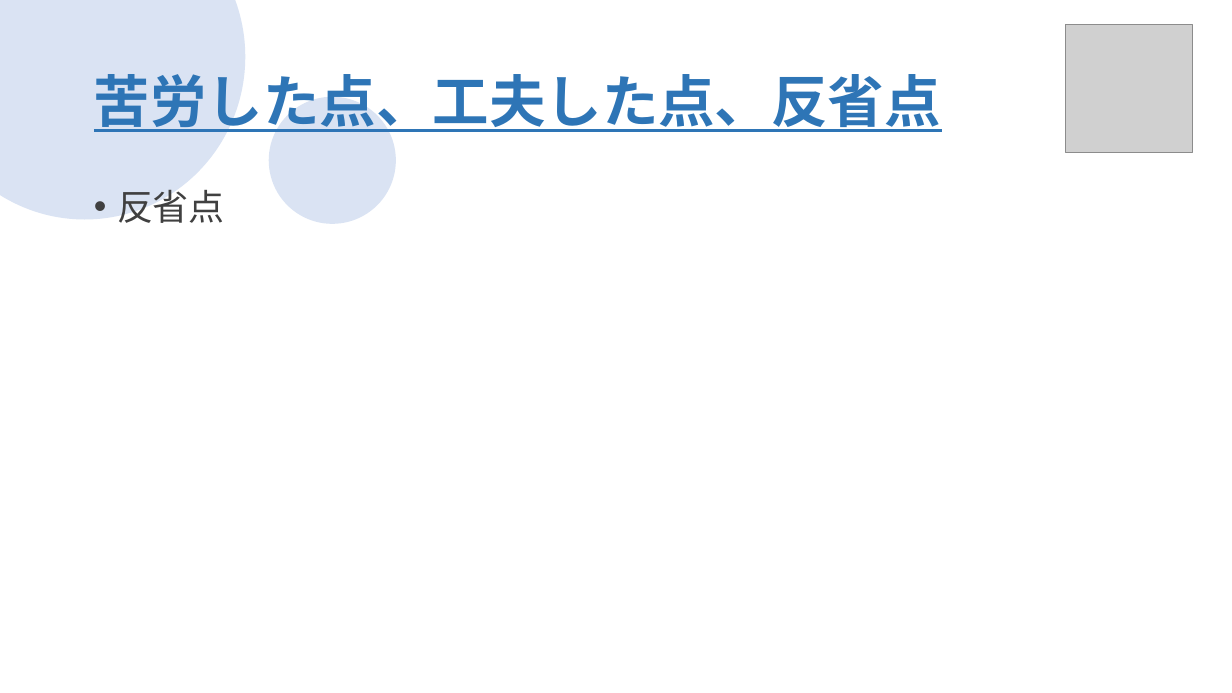
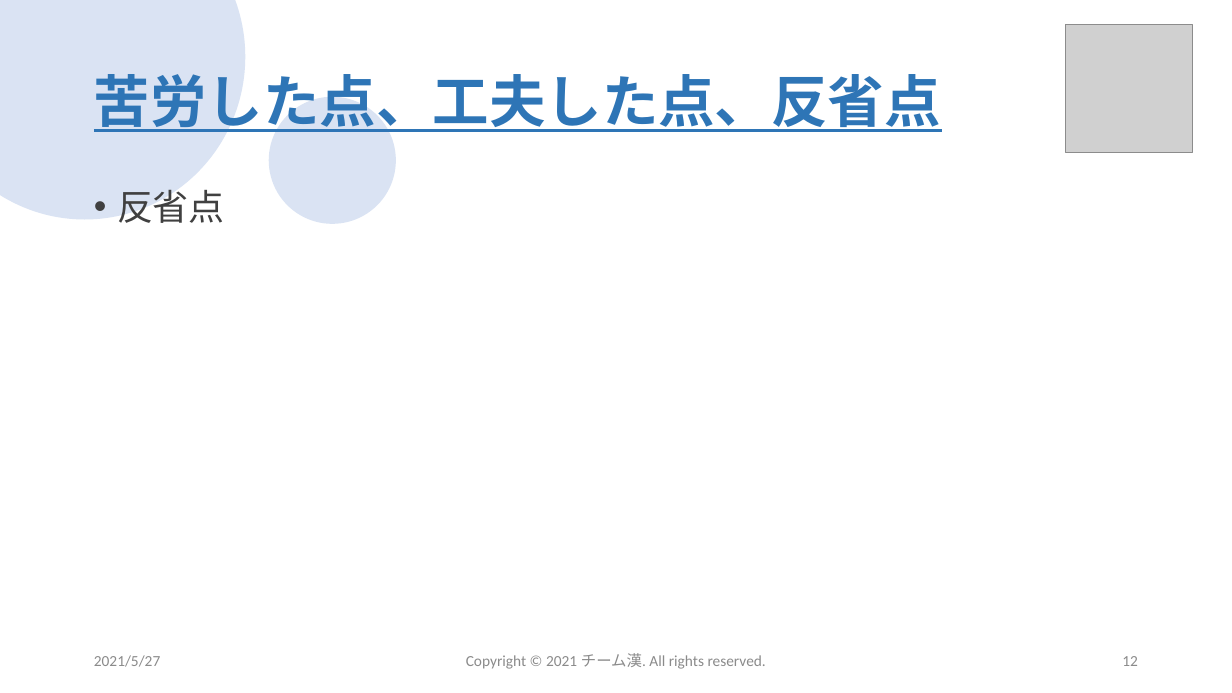
Before and after one commit to sss-sr2021/GUYS, a slide deck: slide 12 of 提出物/チーム漢_成果発表会プレゼン資料.pptx (slide 10 before the commit). Drawn at 1232x693 pixels with LibreOffice and Linux fonts; fonts in the diff are those of the drawing; grey boxes stand for pictures; background and template pictures are left out. Boxes give left, top, right and bottom in pixels: in the first picture for what was removed or moved away, otherwise in the second. Text is boxed around its words. In the diff, an @@ line names an element or a change of style, - is before the commit and + after.

```diff
--- a/提出物/チーム漢_成果発表会プレゼン資料.pptx
+++ b/提出物/チーム漢_成果発表会プレゼン資料.pptx
@@ text added at bbox=[94, 655, 160, 667], 12 pt, text #8C8C8C @@
+2021/5/27
@@ text added at bbox=[466, 653, 766, 669], 12 pt, text #8C8C8C @@
+Copyright © 2021 チーム漢. All rights reserved.
@@ page number added at bbox=[1122, 656, 1138, 666], 12 pt, text #8C8C8C @@
+12
```
Also in this commit, not shown: 11 other slides changed, 2 slides added, 2 other files.
